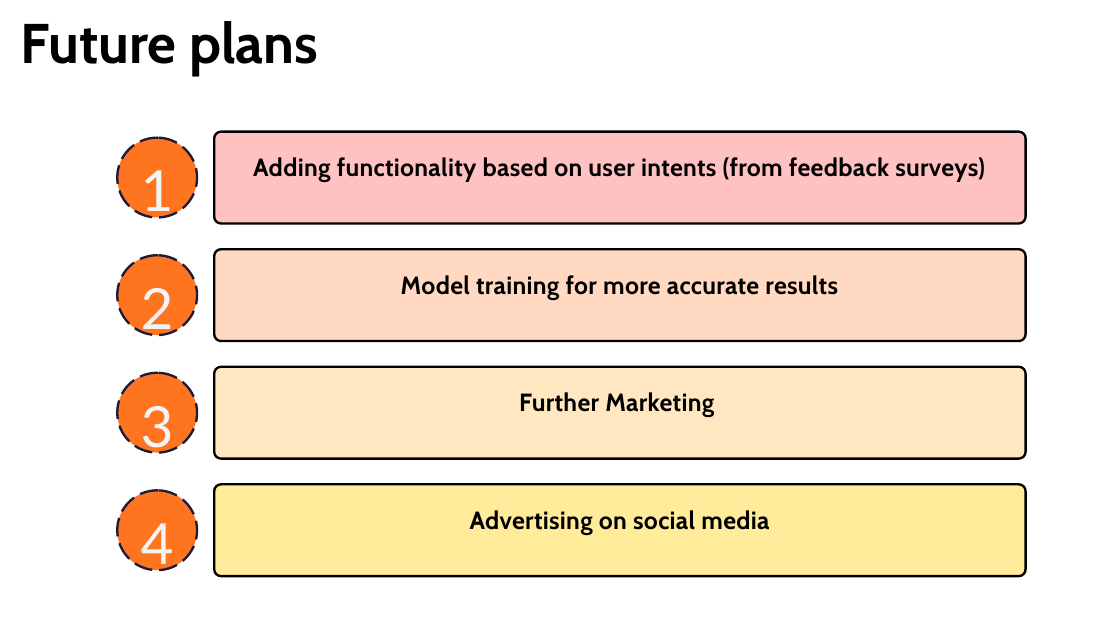
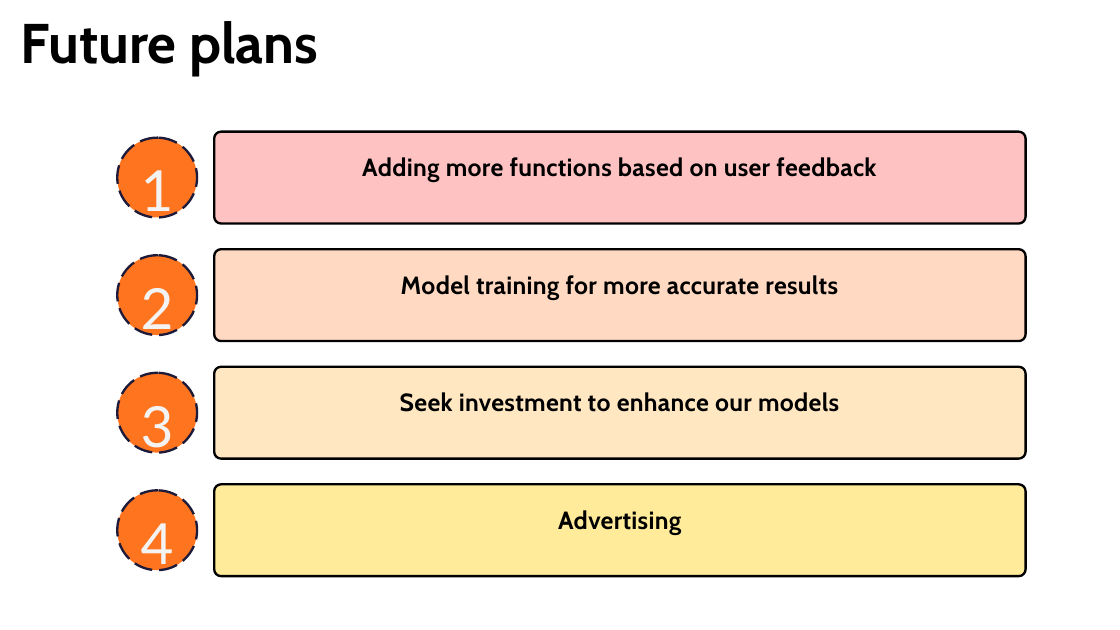
Before and after one commit to brianchen3388/HHCC-Chef-Bagels, a slide deck: slide 11 of comp_material/HHCC 26 Presentation.pptx. Drawn at 1120x630 pixels with LibreOffice and Linux fonts; fonts in the diff are those of the drawing. Boxes give left, top, right and bottom in pixels: in the first picture for what was removed or moved away, otherwise in the second. Text is boxed around its words. In the diff, an @@ line names an element or a change of style, - is before the commit and + after.

```diff
--- a/comp_material/HHCC 26 Presentation.pptx
+++ b/comp_material/HHCC 26 Presentation.pptx
@@ text at bbox=[362, 157, 876, 182]: text changed @@
-Adding functionality based on user intents (from feedback surveys)
+Adding more functions based on user feedback
@@ text at bbox=[400, 392, 839, 412]: text changed @@
-Further Marketing
+Seek investment to enhance our models
@@ text at bbox=[558, 510, 681, 534]: text changed @@
-Advertising on social media
+Advertising
```
Also in this commit, not shown: 8 other slides changed, 1 slide added, 1 slide removed.
